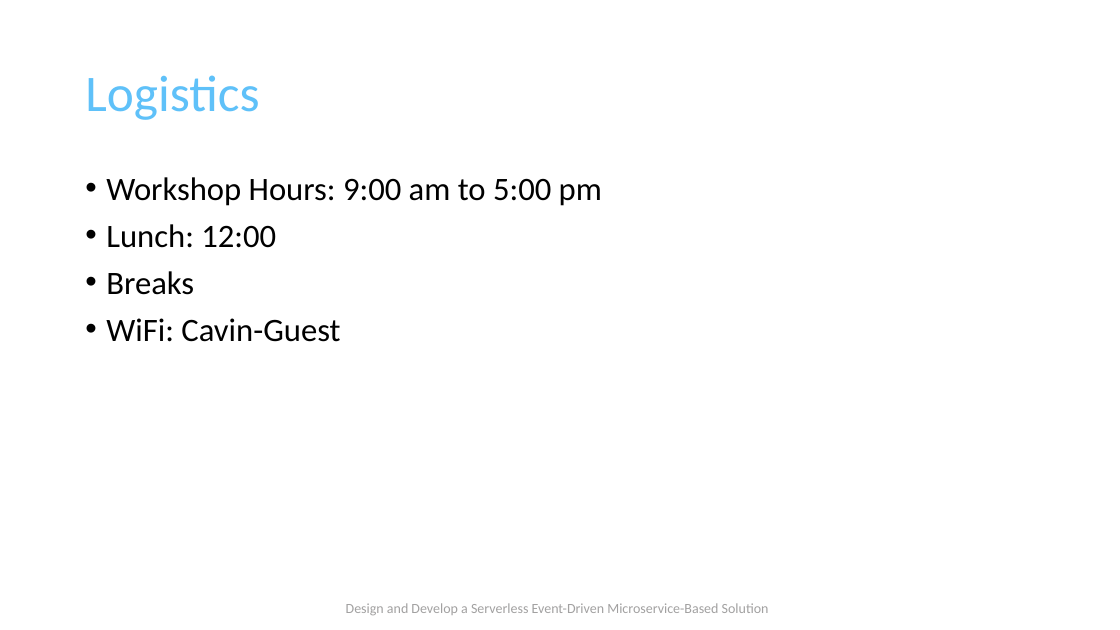
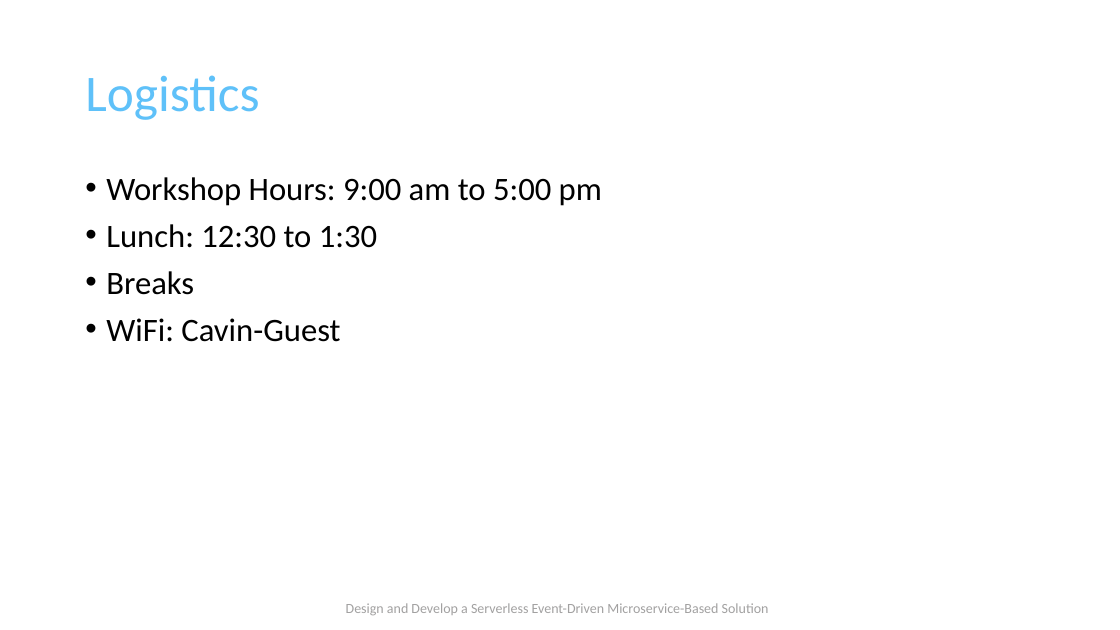
Before and after one commit to TaleLearnCode/DesignDevelopServerlessEventDrivenMicroserviceSolution, a slide deck: slide 3 of EDAWorkshop-01.pptx (slide 4 before the commit). Drawn at 1120x630 pixels with LibreOffice and Linux fonts; fonts in the diff are those of the drawing; background and template pictures are left out. Boxes give left, top, right and bottom in pixels: in the first picture for what was removed or moved away, otherwise in the second. Text is boxed around its words. In the diff, an @@ line names an element or a change of style, - is before the commit and + after.

```diff
--- a/EDAWorkshop-01.pptx
+++ b/EDAWorkshop-01.pptx
@@ text at bbox=[106, 224, 377, 248]: text changed @@
-• Lunch: 12:00
+• Lunch: 12:30 to 1:30
```
Also in this commit, not shown: 2 other slides changed, 1 slide added, 2 slides removed, 34 other files.
